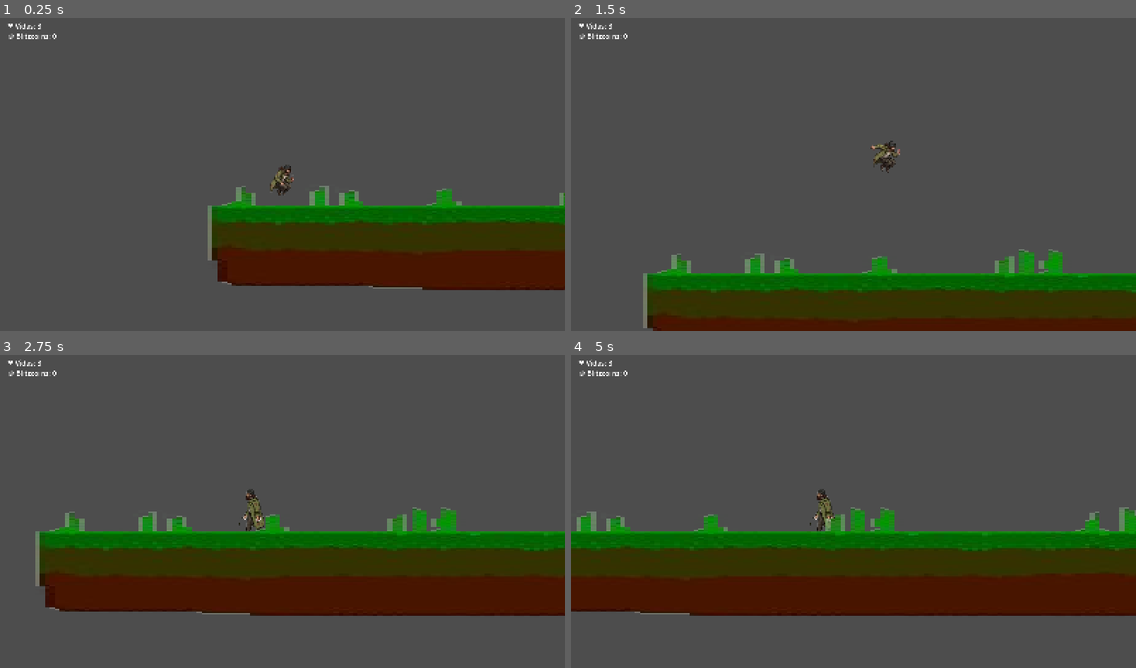
Above: before the commit, frames 1-4 (two rows, left to right).
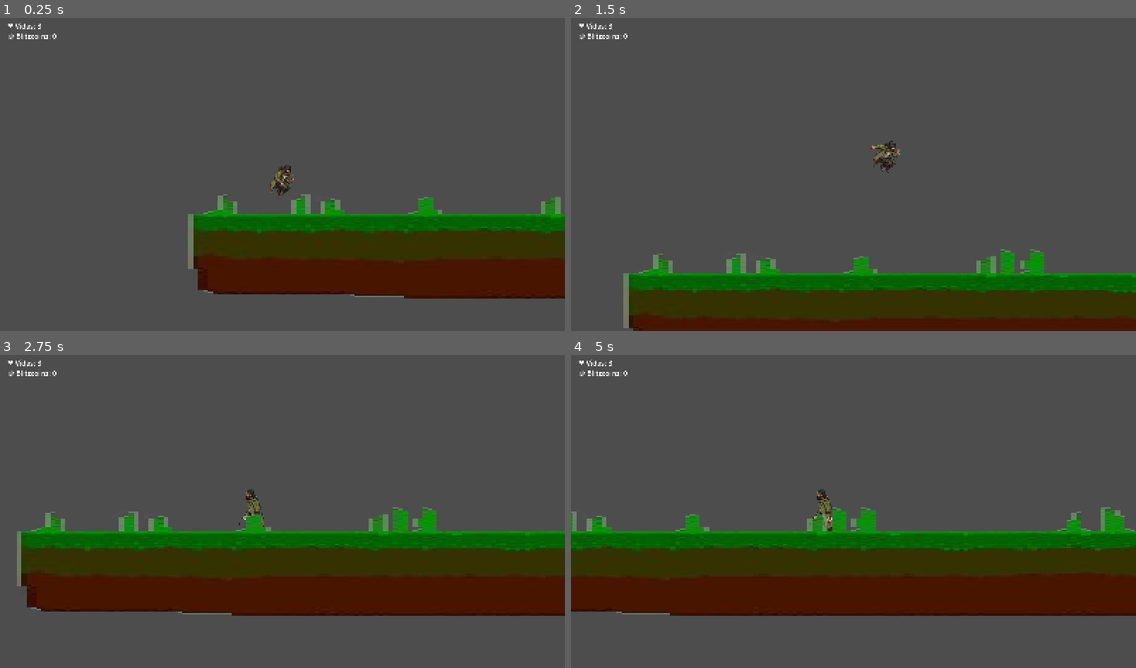
Above: after the commit, the same moments.

Repository: Pollo-Bermudez/Debitum-Vana
Game: Godot game, scene res://scenes/level_1.tscn
Same seed, same stepped clock (60 frames per second), same inputs: the game is played once before the commit and once after it.
Inputs:
- Up to frame 1 (0.25 s): no input
- Up to frame 2 (1.5 s): tap Enter (ui_accept) at 0.5 s; hold D (move_right) from 0.53 s (still down); tap Space (jump) at 0.77 s
- Up to frame 3 (2.75 s): tap Space (jump) at 1.52 s; release D (move_right) at 2.03 s; hold A (move_left) from 2.03 s (still down)
- Up to frame 4 (5 s): release A (move_left) at 2.78 s; hold D (move_right) 2.78-4.28 s; tap Space (jump) at 3.02, 3.77, 4.52 s; hold A (move_left) from 4.28 s (still down)

The runs differ from the first frame. In frame 1, 9.1% of the frame differs, in the area x 33-100%, y 53-90%; in frame 2, 3.1%; in frame 3, 3.4%; in frame 4, 2.7%.

Commit message:
reapir some issues (fuck you moi)

Diff:
--- a/debitum-vanna/project.godot
+++ b/debitum-vanna/project.godot
@@ -12,7 +12,7 @@
 
 config/name="Debitum-Vanna"
 run/main_scene="uid://cnlcfua5os1sf"
-config/features=PackedStringArray("4.4", "Forward Plus")
+config/features=PackedStringArray("4.5", "Forward Plus")
 config/icon="res://icon.svg"
 
 [display]
--- a/debitum-vanna/scenes/character_body_2d.gd
+++ b/debitum-vanna/scenes/character_body_2d.gd
@@ -3,13 +3,13 @@
 @export var move_speed: float = 200.0
 @export var jump_speed: float = 700.0
 @onready var animated_sprite: AnimatedSprite2D = $AnimatedSprite
-@onready var camera: Camera2D = $Camera2D  # ← AGREGAR ESTA LÍNEA
+@onready var camera: Camera2D = $Camera2D
 
 var is_facing_right = true
 var gravity = ProjectSettings.get_setting("physics/2d/default_gravity")
 
 func _ready():
-	# ← AGREGAR ESTA FUNCIÓN
+	add_to_group("player")
 	camera.enabled = true
 	camera.position_smoothing_enabled = true
 	camera.position_smoothing_speed = 5.0
@@ -49,3 +49,11 @@
 func move_x():
 	var input_axis = Input.get_axis("move_left", "move_right")
 	velocity.x = input_axis * move_speed
+
+func recibir_dano(cantidad):
+	print("🔥 El jugador recibió ", cantidad, " de daño")
+	var nivel = get_tree().get_current_scene()
+	if nivel and nivel.name == "level1":
+		nivel.lose_life()
+	else:
+		print("⚠️ No se encontró el nodo 'Level_1' en la escena actual.")
--- /dev/null
+++ b/debitum-vanna/scenes/enemy.gd
@@ -0,0 +1,130 @@
+extends CharacterBody2D
+
+@export var velocidad: float = 60.0
+@export var velocidad_ataque: float = 90.0
+@export var dano: int = 1
+@export var tiempo_entre_ataques: float = 1.5
+@export var tiempo_patrol: float = 2.0
+
+@onready var sprite: AnimatedSprite2D = $AnimatedSprite2D
+@onready var temporizador_ataque: Timer = $Timer
+@onready var temporizador_patruya: Timer = $PatrolTimer
+@onready var attack_area: Area2D = $AttackArea
+@onready var vision_area: Area2D = $VisionArea  # 🆕 Área de visión
+
+var jugador: Node2D = null
+var jugador_en_vision: bool = false  # 🆕 Bandera de visión
+var gravedad = ProjectSettings.get_setting("physics/2d/default_gravity")
+var direccion: int = 1
+var puede_atacar: bool = true
+var atacando: bool = false
+
+func _ready():
+	# Timers
+	temporizador_ataque.wait_time = tiempo_entre_ataques
+	temporizador_ataque.one_shot = true
+	temporizador_ataque.timeout.connect(_on_temporizador_ataque_timeout)
+
+	temporizador_patruya.wait_time = tiempo_patrol
+	temporizador_patruya.one_shot = false
+	temporizador_patruya.timeout.connect(_on_temporizador_patruya_timeout)
+	temporizador_patruya.start()
+
+	# Conectar señales del AttackArea
+	if attack_area:
+		attack_area.body_entered.connect(_on_attack_area_body_entered)
+		attack_area.body_exited.connect(_on_attack_area_body_exited)
+
+	# 🆕 Conectar señales del VisionArea
+	if vision_area:
+		vision_area.body_entered.connect(_on_vision_area_body_entered)
+		vision_area.body_exited.connect(_on_vision_area_body_exited)
+
+func _physics_process(delta):
+	# 1. BÚSQUEDA DEL JUGADOR (solo primera vez)
+	if jugador == null:
+		jugador = get_tree().get_first_node_in_group("player")
+		if jugador != null:
+			print("Enemy: ¡Jugador encontrado!")
+
+	# 2. GRAVEDAD
+	if not is_on_floor():
+		velocity.y += gravedad * delta
+
+	velocity.x = 0
+
+	# 3. LÓGICA DE COMPORTAMIENTO
+	if atacando:
+		# Si está atacando, quedarse quieto
+		velocity.x = 0
+	elif jugador_en_vision and jugador != null:
+		# 🆕 PERSEGUIR: Solo si el jugador está en el área de visión
+		var dir = sign(jugador.global_position.x - global_position.x)
+		var distancia = global_position.distance_to(jugador.global_position)
+
+		# Aumentar velocidad cuando está cerca
+		if distancia <= 80:  # Rango de ataque aproximado
+			velocity.x = dir * velocidad_ataque
+			print("⚡ Enemy: ¡ACELERANDO PARA ATACAR!")
+		else:
+			velocity.x = dir * velocidad
+
+		sprite.flip_h = dir < 0
+		sprite.play("attack")
+	else:
+		# PATRULLAR: Si el jugador está fuera de visión
+		patrullar()
+
+	# 4. APLICAR MOVIMIENTO
+	move_and_slide()
+
+func patrullar():
+	if not atacando:
+		velocity.x = direccion * velocidad
+		sprite.play("walk")
+		sprite.flip_h = direccion < 0
+
+# ========== SEÑALES DE VISION AREA ==========
+# 🆕 Cuando el jugador ENTRA al área de visión
+func _on_vision_area_body_entered(body):
+	if body.is_in_group("player"):
+		jugador_en_vision = true
+		print("👁️ Enemy: ¡Jugador detectado en rango de visión!")
+
+# 🆕 Cuando el jugador SALE del área de visión
+func _on_vision_area_body_exited(body):
+	if body.is_in_group("player"):
+		jugador_en_vision = false
+		print("🚶 Enemy: Jugador salió del rango de visión, volviendo a patrullar")
+
+# ========== SEÑALES DE ATTACK AREA ==========
+func _on_attack_area_body_entered(body):
+	if body.is_in_group("player") and puede_atacar:
+		print("💥 Enemy: ¡CONTACTO CON JUGADOR! Aplicando daño")
+
+		atacando = true
+		puede_atacar = false
+		sprite.play("attack")
+		velocity.x = 0
+
+		temporizador_ataque.start()
+
+		# Aplicar daño
+		var level = get_tree().current_scene
+		if level.has_method("handle_player_damage"):
+			level.handle_player_damage()
+			print("✅ Player recibió daño y fue enviado al spawn")
+
+func _on_attack_area_body_exited(body):
+	if body.is_in_group("player"):
+		print("🚶 Enemy: Jugador salió del área de ataque")
+		atacando = false
+
+func _on_temporizador_ataque_timeout():
+	puede_atacar = true
+	atacando = false
+	print("⏰ Enemy: ¡Timer de ataque terminado!")
+
+func _on_temporizador_patruya_timeout():
+	if not atacando and not jugador_en_vision:
+		direccion *= -1
--- a/debitum-vanna/scenes/level_1.gd
+++ b/debitum-vanna/scenes/level_1.gd
@@ -1,4 +1,3 @@
-# En tu nivel principal (Level_1.gd)
 extends Node2D
 
 # Variables del juego
@@ -6,9 +5,31 @@
 var player_coins = 0
 var lives_label: Label
 var coins_label: Label
+var player: Node2D
+var death_y_limit = 1200
+var spawn_position: Vector2 = Vector2(0, 0)
 
 func _ready():
 	create_instant_hud()
+
+	# Buscar el nodo del jugador en la escena
+	player = get_node_or_null("Player") # asegúrate de que el nodo del jugador se llame "Player"
+	if player == null:
+		push_warning("⚠️ No se encontró el nodo del jugador. Verifica el nombre en el árbol de la escena.")
+	else:
+		# 🛑 1. Guardar la posición inicial del jugador (se ejecuta solo una vez)
+		spawn_position = player.global_position
+
+func _process(delta):
+	if player:
+		check_player_fall()
+
+func check_player_fall():
+	# Si el jugador cae por debajo del límite del mapa
+	if player.global_position.y > death_y_limit:
+		lose_life()
+		# 🛑 3. CORRECCIÓN: Llamamos respawn_player sin argumentos, como está definida abajo
+		respawn_player()
 
 func create_instant_hud():
 	# CanvasLayer
@@ -29,7 +50,6 @@
 	coins_label.add_theme_font_size_override("font_size", 20)
 	hud.add_child(coins_label)
 
-# Llamar estas funciones cuando pase algo
 func add_coin():
 	player_coins += 1
 	coins_label.text = "🪙 Blitzcoins: " + str(player_coins)
@@ -37,8 +57,23 @@
 func lose_life():
 	player_lives -= 1
 	lives_label.text = "❤️ Vidas: " + str(player_lives)
- #   if player_lives <= 0:
- #       game_over()
+
+	#if player_lives <= 0:
+	#	game_over()
+
+func respawn_player():
+	# 🛑 2. USO DE SPAWN_POSITION: Reinicia al jugador en el punto de spawn guardado
+	if player:
+		player.global_position = spawn_position # <-- Usa la posición guardada
+		print("☠️ El jugador regresó al spawn.")
+
+
+func handle_player_damage():
+	# 🛑 4. Lógica de daño: resta vida y llama a respawn_player
+	lose_life()
+	respawn_player() # <-- Llama a respawn sin el argumento 'false'
+	print("🤕 El jugador recibió daño y regresó al spawn.")
 
 #func game_over():
-#    print("Game Over!")
+#	print("💀 Game Over!")
+#	get_tree().change_scene_to_file("res://Scenes/GameOver.tscn") # o puedes mostrar un menú
--- a/debitum-vanna/scenes/level_1.tscn
+++ b/debitum-vanna/scenes/level_1.tscn
@@ -1,23 +1,85 @@
-[gd_scene load_steps=5 format=3 uid="uid://cnlcfua5os1sf"]
+[gd_scene load_steps=17 format=3 uid="uid://cnlcfua5os1sf"]
 
 [ext_resource type="PackedScene" uid="uid://bhiakd3rkh31t" path="res://scenes/character_body_2d.tscn" id="1_bswci"]
 [ext_resource type="Script" uid="uid://bmm77aoiry4uw" path="res://scenes/level_1.gd" id="1_rus8k"]
 [ext_resource type="Texture2D" uid="uid://cc27c1yv1mr3d" path="res://ground.png" id="2_rus8k"]
+[ext_resource type="Script" uid="uid://y1u464fd4j2j" path="res://scenes/enemy.gd" id="4_pa8r4"]
+[ext_resource type="Texture2D" uid="uid://dntpt47dunqkp" path="res://sprites/Fantasma/Caminata 1.png" id="5_2y5yt"]
+[ext_resource type="Texture2D" uid="uid://cef3eru6n7gqd" path="res://sprites/Fantasma/Gemini_Generated_Image_w5cro5w5cro5w5cr.png" id="5_15mv3"]
+[ext_resource type="Texture2D" uid="uid://dytrg14lly482" path="res://sprites/Fantasma/Caminata 3.png" id="6_2os1m"]
+[ext_resource type="Texture2D" uid="uid://4awjbitsxmuy" path="res://sprites/Fantasma/Gemini_Generated_Image_lhbxjelhbxjelhbx.png" id="6_e3sih"]
+[ext_resource type="Texture2D" uid="uid://cnesrcj8xnp3x" path="res://sprites/Fantasma/Gemini_Generated_Image_w5cro5w5cro5w5cr(1).png" id="7_2y5yt"]
+[ext_resource type="Texture2D" uid="uid://dn410halpouad" path="res://sprites/Fantasma/Caminata 2.png" id="7_go7sj"]
+[ext_resource type="Texture2D" uid="uid://dhexdtaijjb2r" path="res://sprites/Fantasma/Idle 1.png" id="9_2os1m"]
 
 [sub_resource type="RectangleShape2D" id="RectangleShape2D_5xbjy"]
 size = Vector2(3133, 215)
 
+[sub_resource type="SpriteFrames" id="SpriteFrames_rus8k"]
+animations = [{
+"frames": [{
+"duration": 1.0,
+"texture": ExtResource("6_2os1m")
+}, {
+"duration": 1.0,
+"texture": ExtResource("7_go7sj")
+}, {
+"duration": 1.0,
+"texture": ExtResource("7_2y5yt")
+}],
+"loop": true,
+"name": &"attack",
+"speed": 5.0
+}, {
+"frames": [{
+"duration": 1.0,
+"texture": ExtResource("5_15mv3")
+}, {
+"duration": 1.0,
+"texture": ExtResource("9_2os1m")
+}],
+"loop": true,
+"name": &"idle",
+"speed": 5.0
+}, {
+"frames": [{
+"duration": 1.0,
+"texture": ExtResource("6_e3sih")
+}, {
+"duration": 1.0,
+"texture": ExtResource("5_2y5yt")
+}, {
+"duration": 1.0,
+"texture": ExtResource("7_go7sj")
+}, {
+"duration": 1.0,
+"texture": ExtResource("6_2os1m")
+}],
+"loop": true,
+"name": &"walk",
+"speed": 5.0
+}]
+
+[sub_resource type="RectangleShape2D" id="RectangleShape2D_pa8r4"]
+size = Vector2(75, 103.25)
+
+[sub_resource type="RectangleShape2D" id="RectangleShape2D_15mv3"]
+size = Vector2(89, 130.5)
+
+[sub_resource type="CircleShape2D" id="CircleShape2D_2os1m"]
+radius = 389.40082
+
 [node name="level1" type="Node2D"]
 script = ExtResource("1_rus8k")
 
-[node name="Player" parent="." instance=ExtResource("1_bswci")]
-position = Vector2(105, 575)
+[node name="Player" parent="." groups=["player"] instance=ExtResource("1_bswci")]
+position = Vector2(158, 553)
+collision_mask = 3
 
 [node name="Camera2D" type="Camera2D" parent="Player"]
 
 [node name="StaticBody2D" type="StaticBody2D" parent="."]
 position = Vector2(609, 51)
-metadata/_edit_group_ = true
 
 [node name="Sprite2D" type="Sprite2D" parent="StaticBody2D"]
 position = Vector2(723, 750)
@@ -27,3 +89,47 @@
 [node name="CollisionShape2D" type="CollisionShape2D" parent="StaticBody2D"]
 position = Vector2(860.5, 744.5)
 shape = SubResource("RectangleShape2D_5xbjy")
+
+[node name="Enemy" type="CharacterBody2D" parent="."]
+position = Vector2(2277, 616)
+collision_layer = 2
+script = ExtResource("4_pa8r4")
+
+[node name="PatrolTimer" type="Timer" parent="Enemy"]
+autostart = true
+
+[node name="AnimatedSprite2D" type="AnimatedSprite2D" parent="Enemy"]
+position = Vector2(1.0002441, 12)
+scale = Vector2(0.11347296, 0.101780996)
+sprite_frames = SubResource("SpriteFrames_rus8k")
+animation = &"attack"
+frame = 1
+frame_progress = 0.759318
+
+[node name="CollisionShape2D" type="CollisionShape2D" parent="Enemy"]
+visible = false
+position = Vector2(3, 8)
+shape = SubResource("RectangleShape2D_pa8r4")
+
+[node name="Timer" type="Timer" parent="Enemy"]
+wait_time = 0.05
+one_shot = true
+autostart = true
+
+[node name="AttackArea" type="Area2D" parent="Enemy" groups=["player"]]
+visible = false
+position = Vector2(21, -8)
+collision_layer = 2
+priority = 1
+
+[node name="CollisionShape2D" type="CollisionShape2D" parent="Enemy/AttackArea"]
+position = Vector2(-18.5, 29.25)
+shape = SubResource("RectangleShape2D_15mv3")
+
+[node name="VisionArea" type="Area2D" parent="Enemy"]
+
+[node name="CollisionShape2D" type="CollisionShape2D" parent="Enemy/VisionArea"]
+position = Vector2(4, -2)
+shape = SubResource("CircleShape2D_2os1m")
+
+[connection signal="body_entered" from="Enemy/AttackArea" to="Enemy" method="_on_AttackArea_body_entered"]
Not shown, changed: debitum-vanna/Assets/poker-assets/chips/png/16px/pixel_chips_16px.png.import
Not shown, changed: debitum-vanna/Assets/poker-assets/chips/png/16px/pixel_chips_16px_1.png.import
Not shown, changed: debitum-vanna/Assets/poker-assets/chips/png/16px/pixel_chips_16px_2.png.import
Not shown, changed: debitum-vanna/Assets/poker-assets/chips/png/16px/pixel_chips_16px_3.png.import
Not shown, changed: debitum-vanna/Assets/poker-assets/chips/png/16px/pixel_chips_16px_4.png.import
Not shown, changed: debitum-vanna/Assets/poker-assets/chips/png/16px/pixel_chips_16px_5.png.import
Not shown, changed: debitum-vanna/Assets/poker-assets/chips/png/16px/pixel_chips_16px_6.png.import
Not shown, changed: debitum-vanna/Assets/poker-assets/chips/png/16px/pixel_chips_16px_7.png.import
Not shown, changed: debitum-vanna/Assets/poker-assets/chips/png/16px/pixel_chips_16px_8.png.import
Not shown, changed: debitum-vanna/Assets/poker-assets/chips/png/16px/pixel_chips_16px_blank.png.import
Not shown, changed: debitum-vanna/Assets/poker-assets/chips/png/16px/pixel_chips_16px_blank_1.png.import
Not shown, changed: debitum-vanna/Assets/poker-assets/chips/png/16px/pixel_chips_16px_blank_2.png.import
(and 423 more such lines)
